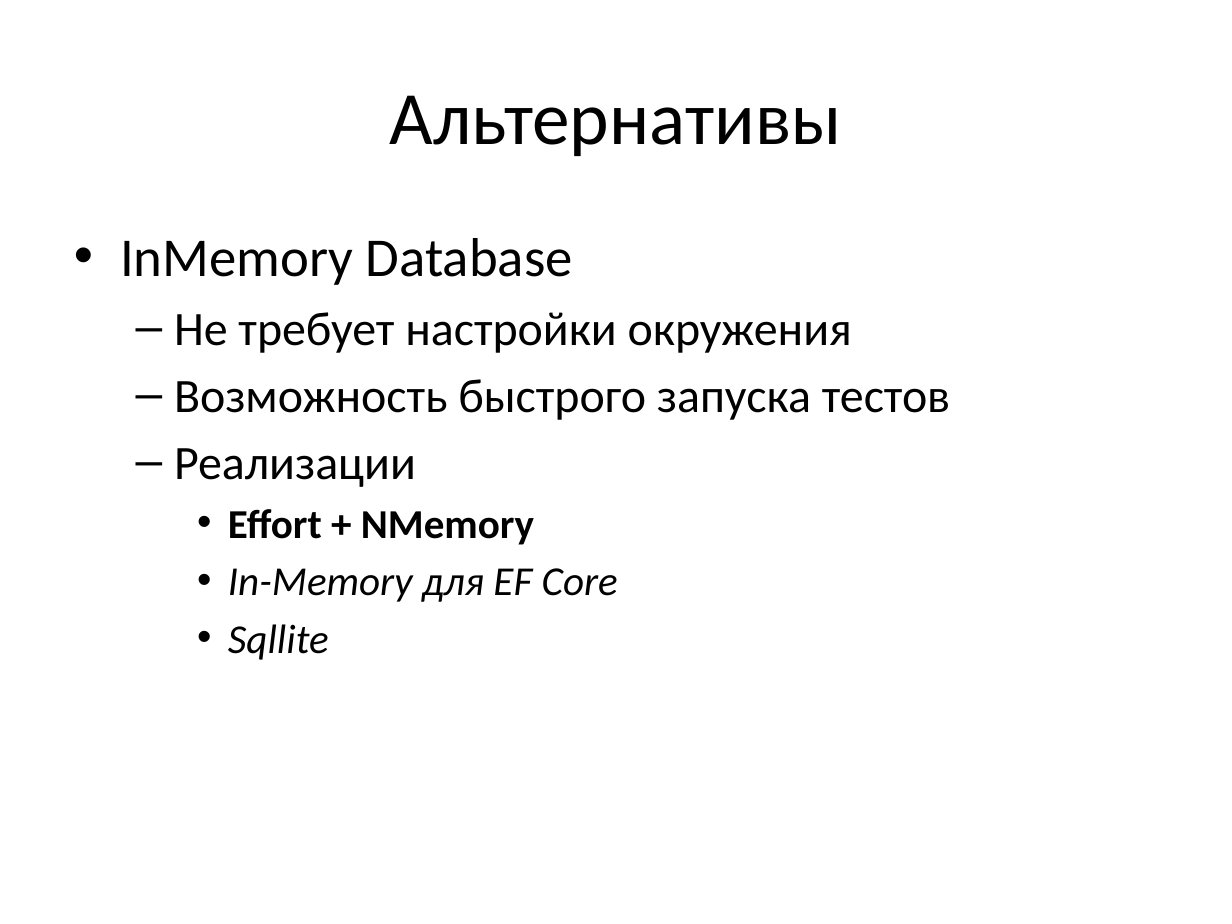
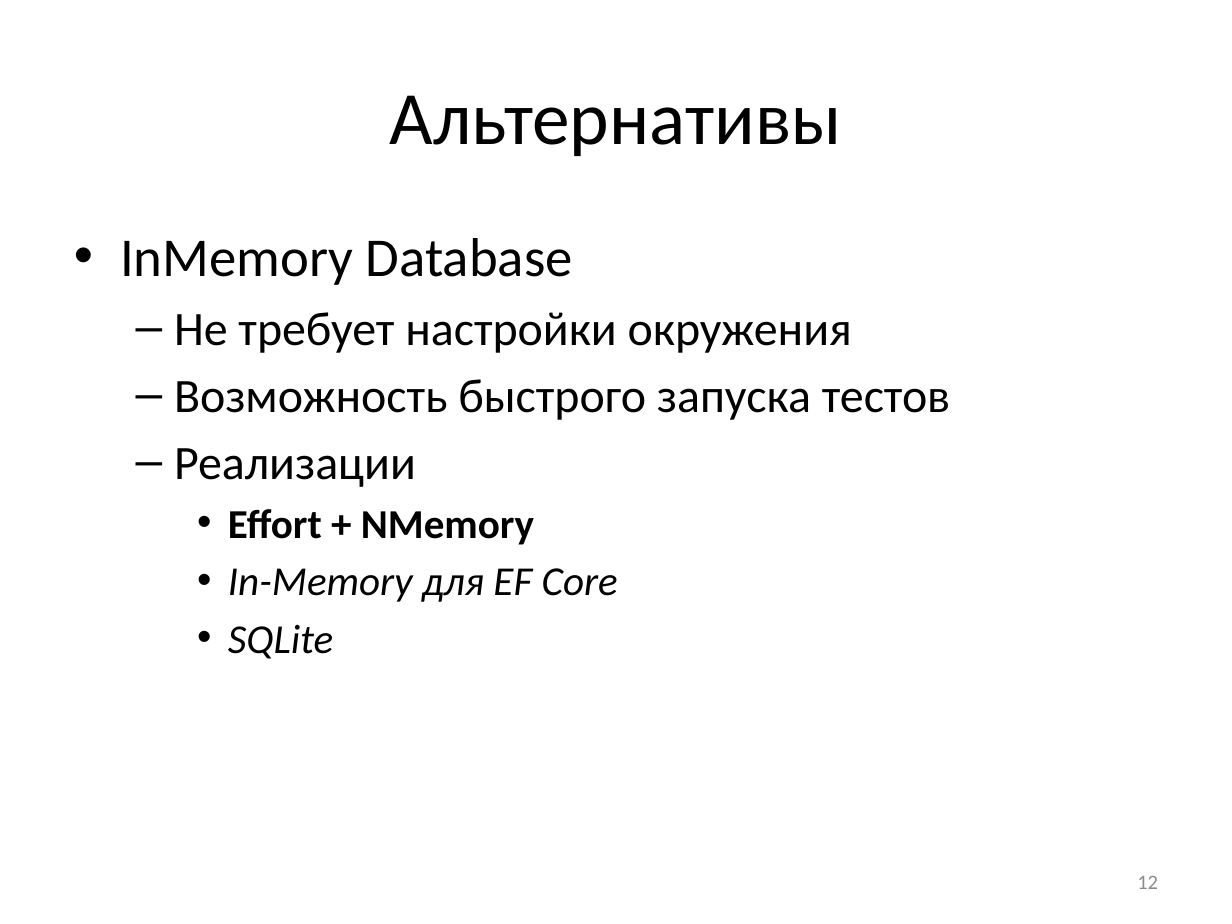
Before and after one commit to andrew-iv/DotnetEkb.EfTesting, a slide deck: slide 12 of Доклад на митап Иванов.pptx. Drawn at 1232x924 pixels with LibreOffice and Linux fonts; fonts in the diff are those of the drawing. Boxes give left, top, right and bottom in pixels: in the first picture for what was removed or moved away, otherwise in the second. Text is boxed around its words. In the diff, an @@ line names an element or a change of style, - is before the commit and + after.

```diff
--- a/Доклад на митап Иванов.pptx
+++ b/Доклад на митап Иванов.pptx
@@ text at bbox=[228, 624, 333, 659]: text changed @@
-    • Sqllite
+    • SQLite
@@ page number added at bbox=[1137, 876, 1158, 889], 12 pt, text #8C8C8C @@
+12
```
Also in this commit, not shown: 23 other slides changed.
